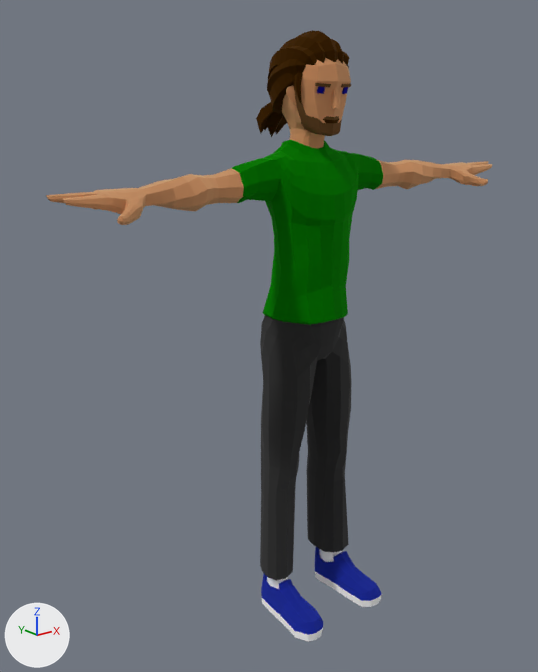
The glTF model 16_vulkan_ideas_openxr/assets/man/Man.gltf, before and after one commit.
Rendered twice from a 50 mm camera at (-4.56, -5.07, 4.99) aimed at (-0.28, 0.28, 2.85). Every picture has the same lights, and +X, +Y and +Z are marked at lower left. The older version comes first. Where no turn or scale is listed for an object, it has been applied to the vertices.

Objects in the first picture: 'Casual2_Body', 'Casual2_Feet', 'Casual2_Head', 'Casual2_Legs'.
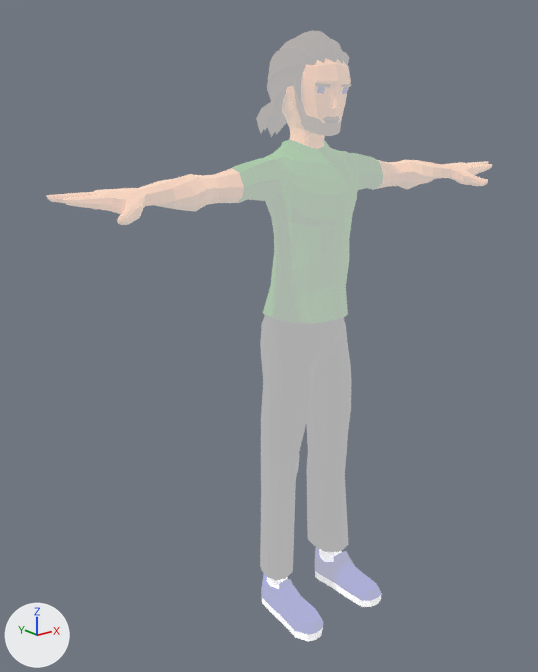
Where the change shows, as pixel boxes [x1, y1, x2, y2] in the pictures (538 x 672 px):
```json
{"object": "Casual2_Body", "change": "surface changed", "before": [46, 140, 492, 325], "after": [46, 140, 492, 325], "on screen": "lighter"}
{"object": "Casual2_Legs", "change": "surface changed", "before": [260, 316, 351, 580], "after": [260, 316, 351, 580], "on screen": "black to grey"}
{"object": "Casual2_Head", "change": "surface changed", "before": [256, 30, 351, 149], "after": [256, 30, 351, 149], "on screen": "brown to grey"}
{"object": "Casual2_Feet", "change": "surface changed", "before": [261, 547, 382, 642], "after": [261, 547, 382, 642], "on screen": "lighter"}
```

Edits to the scene script, one JSON object a line:
```json
{"op": "add", "block": "mat_texture", "code": "mat_texture.emission_strength = 0.4"}
```
